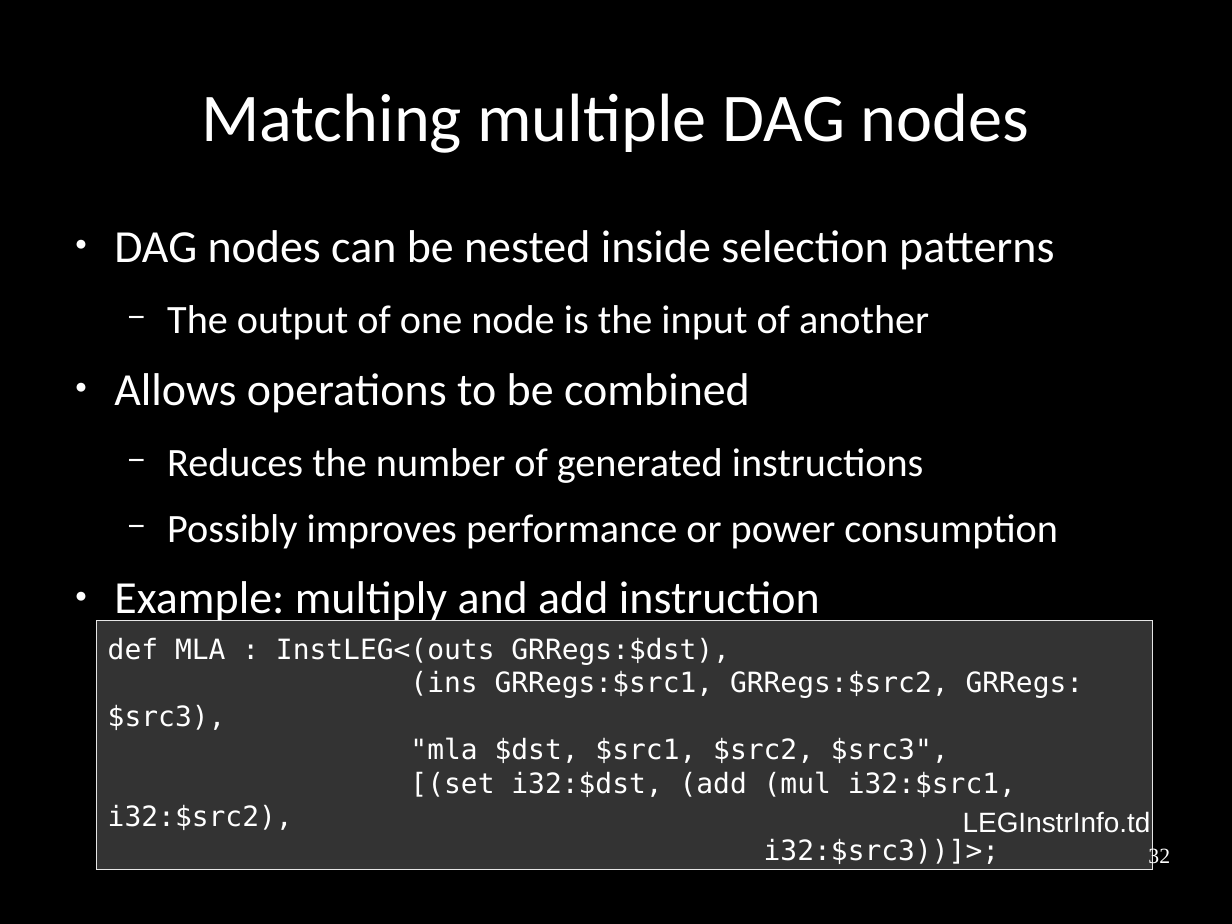
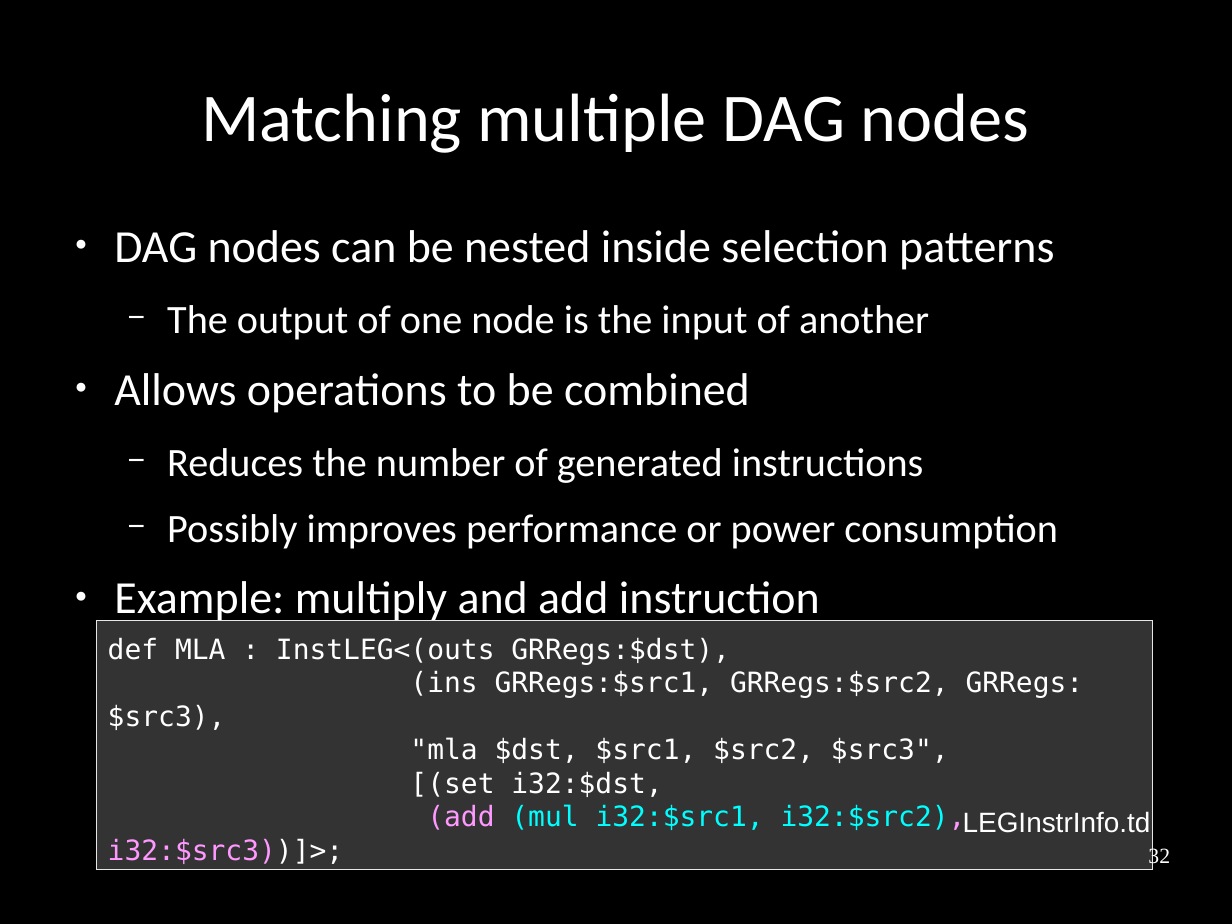
Before and after one commit to frasercrmck/llvm-leg, a slide deck: slide 32 of docs/Codeplay/Slides.odp. Drawn at 1232x924 pixels with LibreOffice and Linux fonts; fonts in the diff are those of the drawing. Boxes give left, top, right and bottom in pixels: in the first picture for what was removed or moved away, otherwise in the second. Text is boxed around its words. In the diff, an @@ line names an element or a change of style, - is before the commit and + after.

Commit message:
Matching multiple DAG nodes.

```diff
--- a/docs/Codeplay/Slides.odp
+++ b/docs/Codeplay/Slides.odp
@@ text in rectangle at box(108, 771, 966, 864): text changed; text colour #FFFFFF to #00FFFF @@
-[(set i32:$dst, (add (mul i32:$src1, i32:$src2),
-i32:$src3))]>;
+[(set i32:$dst,
+(add (mul i32:$src1, i32:$src2), i32:$src3))]>;
```
Also in this commit, not shown: 1 other slide changed.
